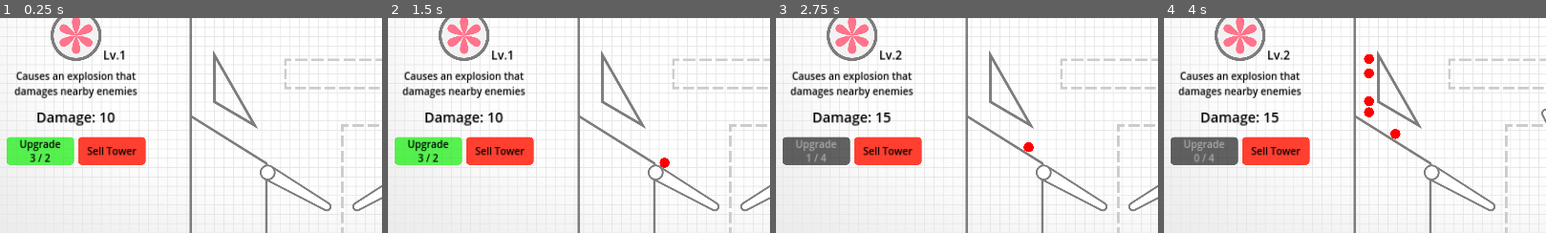
Above: before the commit, frames 1-4 (left to right).
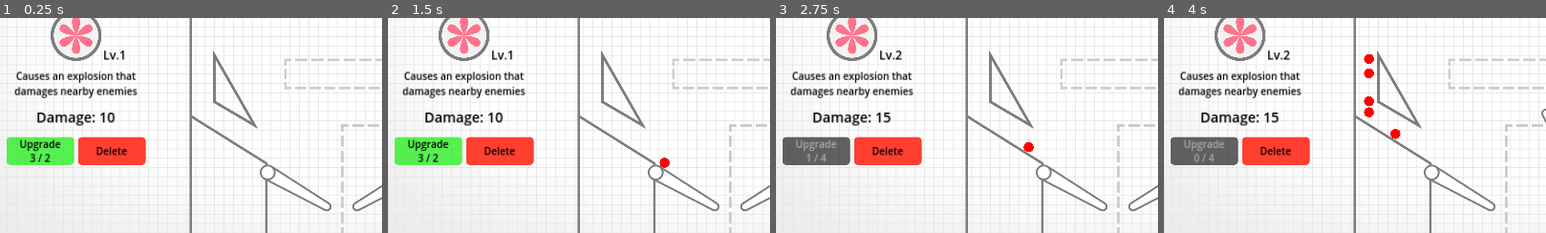
Above: after the commit, the same moments.

Repository: cxhuy/ptd
Game: Godot game, scene res://scenes/game.tscn
Two runs of this game, one before a commit and one after it. Both use one fixed random seed, a clock stepped at 60 frames per second and the inputs below.
Inputs (mouse positions are % of the whole screen's width and height, from its top left):
- Up to frame 1 (0.25 s): no input
- Up to frame 2 (1.5 s): click "Start Wave" at 0.5 s; click "Start Wave" at 1.25 s
- Up to frame 3 (2.75 s): click "Upgrade 3 / 2" at 2 s
- Up to frame 4 (4 s): click "Sell Tower" (after the commit: "Delete") at 2.75 s; tap Enter at 3.5 s; move the mouse to (8, 18) at 3.52 s; hold / (rightFlip) from 3.53 s (still down); hold Space (addBall) from 3.53 s (still down); click (8, 18) at 3.67 s
The pictures show only the part of the screen within x 5-55%, y 50-100%; the shares and areas given below are measured in that part.

The runs differ from the first frame. In frame 1, 0.4% of the frame differs, in the area x 22-36%, y 60-64%; in frame 2, 0.4%; in frame 3, 0.4%; in frame 4, 0.4%.

Commit message:
feat: add delete button disabled style

Diff:
--- a/scenes/ui.tscn
+++ b/scenes/ui.tscn
@@ -177,14 +177,14 @@
 layout_mode = 2
 focus_mode = 0
 theme_override_colors/font_color = Color(0, 0, 0, 1)
+theme_override_colors/font_disabled_color = Color(0.662745, 0.662745, 0.662745, 1)
 theme_override_fonts/font = SubResource("SystemFont_4mbwx")
 theme_override_font_sizes/font_size = 25
 theme_override_styles/normal = SubResource("StyleBoxFlat_n2bqs")
 theme_override_styles/hover = SubResource("StyleBoxFlat_n2bqs")
 theme_override_styles/pressed = SubResource("StyleBoxFlat_n2bqs")
-theme_override_styles/disabled = SubResource("StyleBoxFlat_n2bqs")
+theme_override_styles/disabled = SubResource("StyleBoxFlat_2rjp5")
 theme_override_styles/focus = SubResource("StyleBoxFlat_n2bqs")
-text = "Sell Tower
-"
+text = "Delete"
 
 [connection signal="pressed" from="Panel/TowerData/Buttons/UpgradeButton" to="." method="_on_upgrade_button_pressed"]
